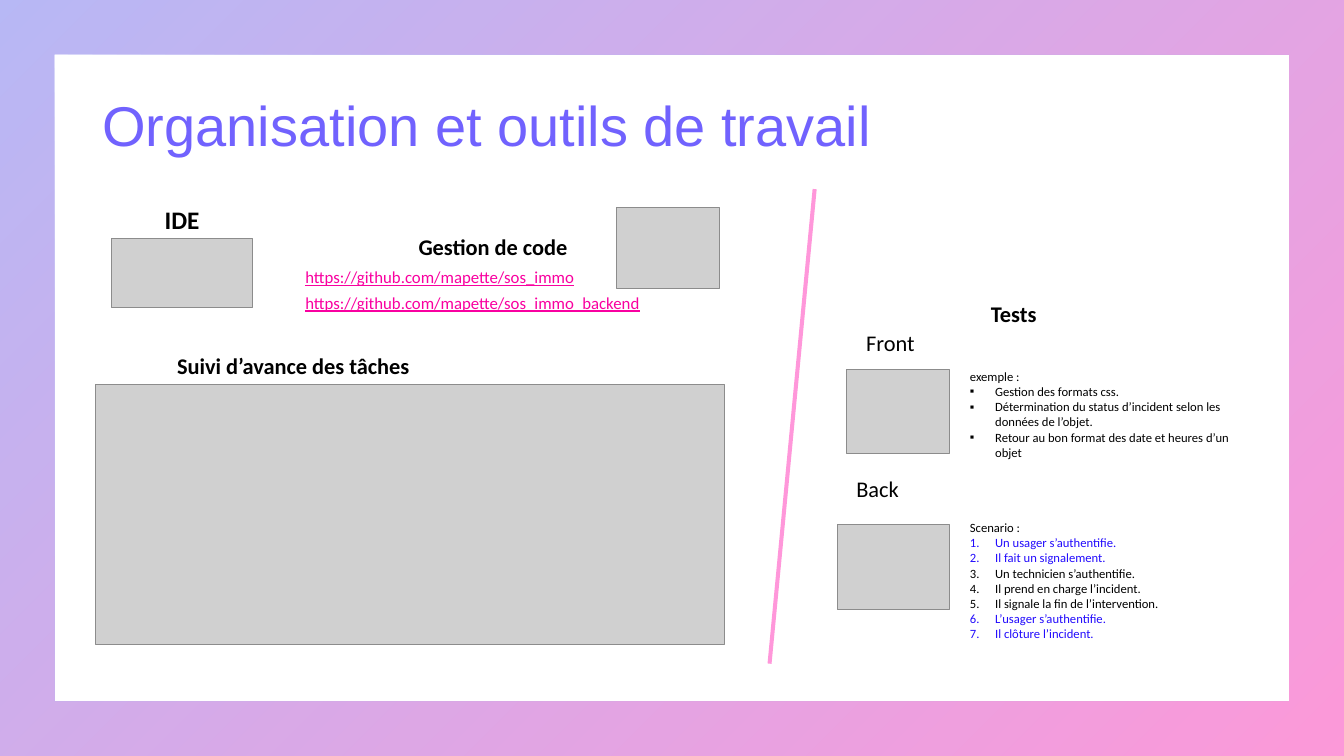
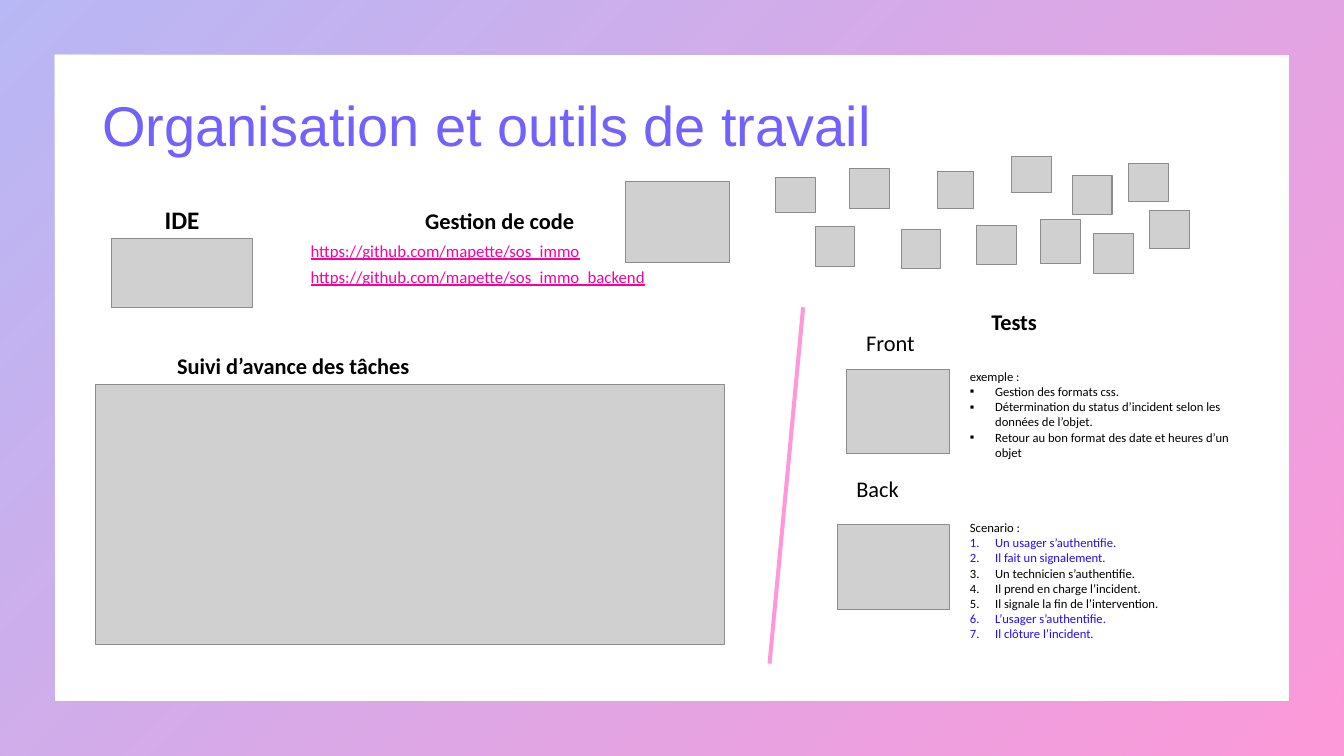
Before and after one commit to mapette/sos_immo_backend, a slide deck: slide 19 of doc/présentation V3.pptx. Drawn at 1344x756 pixels with LibreOffice and Linux fonts; fonts in the diff are those of the drawing; grey boxes stand for pictures. Boxes give left, top, right and bottom in pixels: in the first picture for what was removed or moved away, otherwise in the second. Text is boxed around its words. In the diff, an @@ line names an element or a change of style, - is before the commit and + after.

```diff
--- a/doc/présentation V3.pptx
+++ b/doc/présentation V3.pptx
@@ picture added at (775,177,815,213) @@
@@ picture added at (850,168,889,208) @@
@@ picture added at (938,172,974,209) @@
@@ picture added at (1012,156,1052,192) @@
@@ picture added at (1073,175,1112,215) @@
@@ picture added at (1129,163,1169,203) @@
@@ text "Gestion de code": place and size @@
-text "Gestion de code" at (419,239,567,255)
+text "Gestion de code" at (425,213,574,229)
@@ picture: place and size @@
-picture at (617,208,720,288)
+picture at (626,181,730,262)
@@ text "https://github.com/mapette/sos_immo": place and size @@
-text "https://github.com/mapette/sos_immo" at (305,271,639,312)
+text "https://github.com/mapette/sos_immo" at (311,245,645,286)
@@ picture added at (816,227,855,266) @@
@@ picture added at (901,230,941,269) @@
@@ picture added at (977,225,1016,264) @@
@@ picture added at (1041,220,1080,264) @@
@@ picture added at (1094,234,1133,273) @@
@@ picture added at (1150,211,1190,249) @@
@@ flow chart input output: place and size @@
-flow chart input output at (766,189,818,665)
+flow chart input output at (766,307,806,664)
@@ text "Tests": place and size @@
-text "Tests" at (991,307,1037,322)
+text "Tests" at (991,315,1037,330)
```
Also in this commit, not shown: 2 other slides changed.
